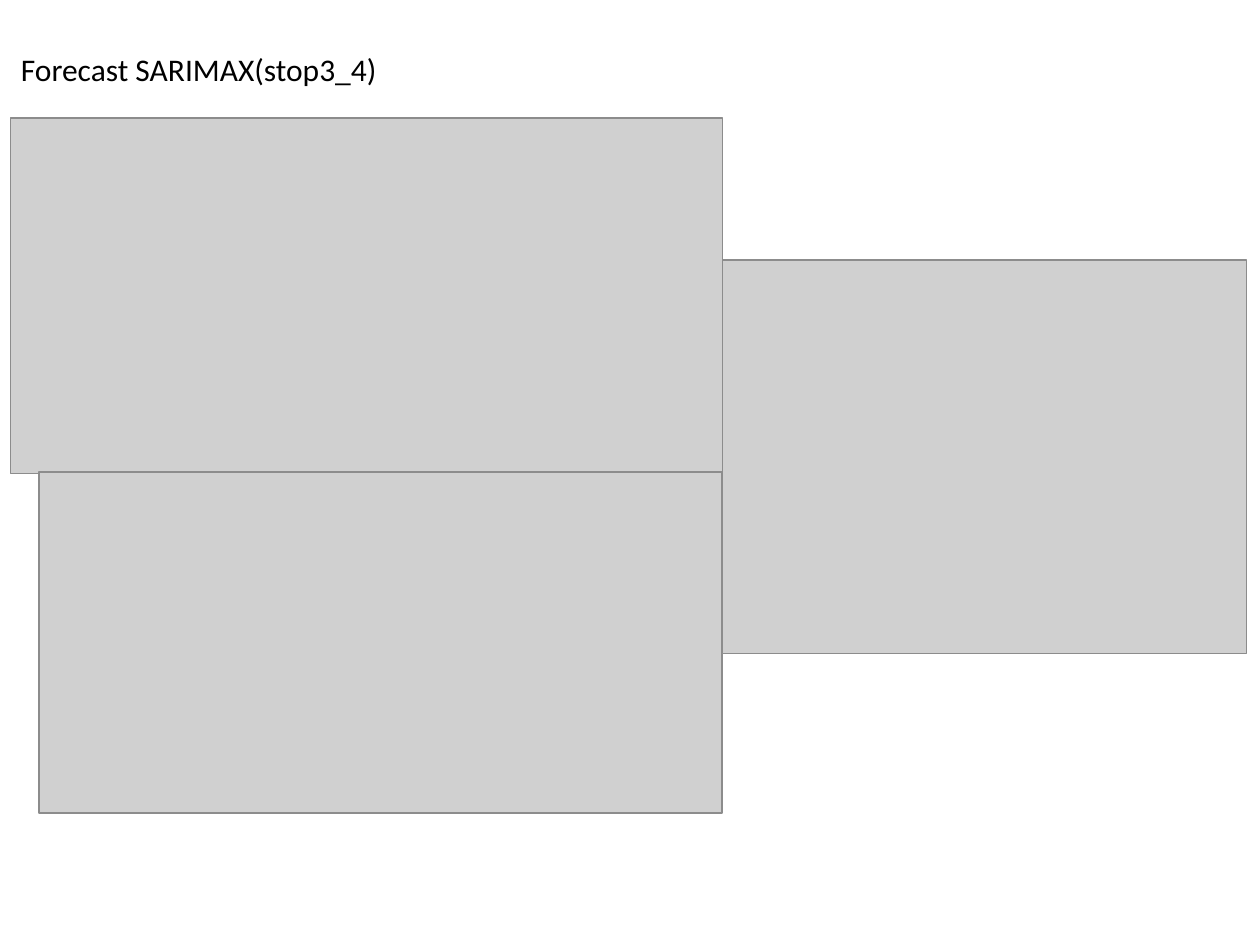
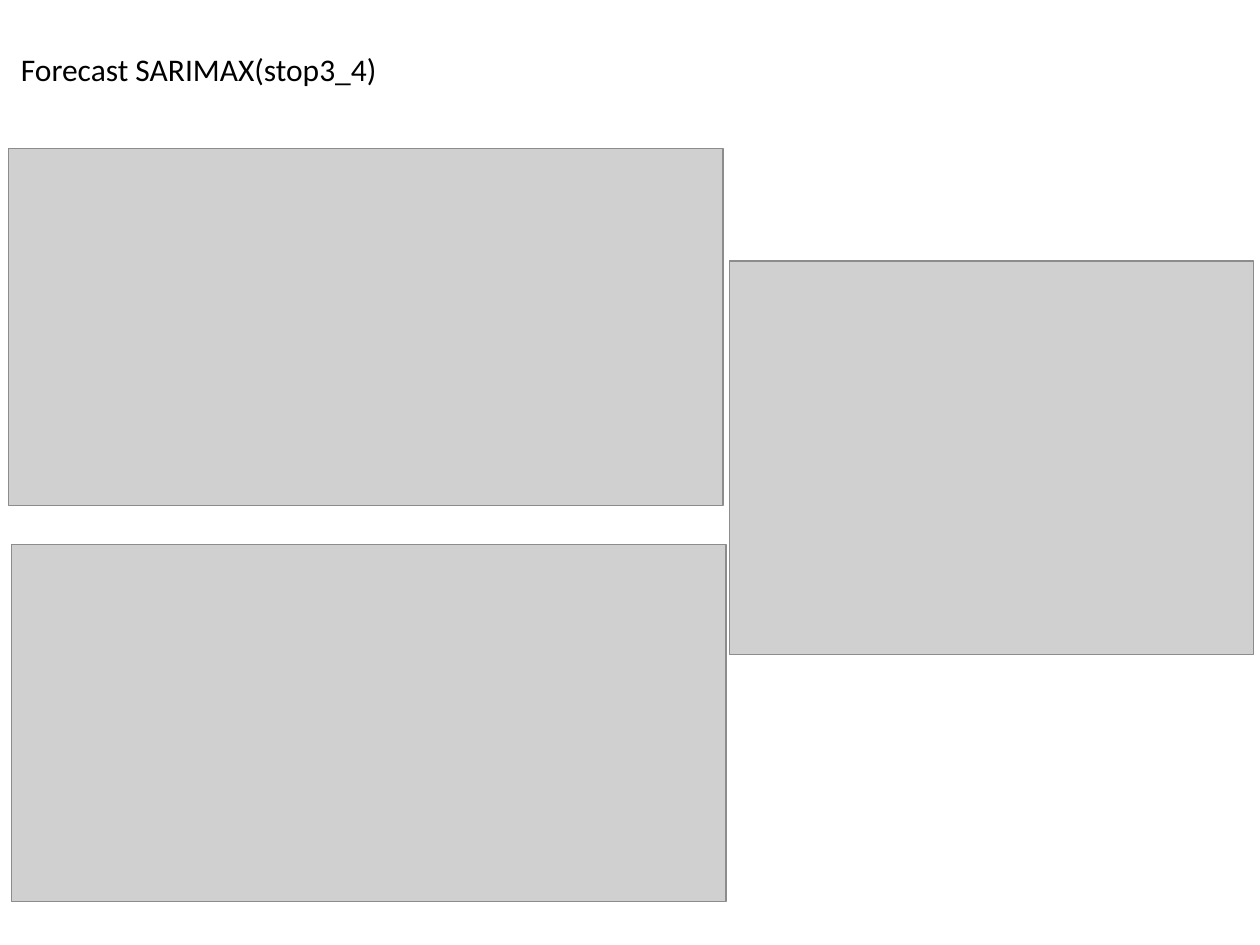
Before and after one commit to mic00s/Summer-School-2023, a slide deck: slide 18 of case.solution_2.pptx (slide 16 before the commit). Drawn at 1260x945 pixels with LibreOffice and Linux fonts; fonts in the diff are those of the drawing; grey boxes stand for pictures. Boxes give left, top, right and bottom in pixels: in the first picture for what was removed or moved away, otherwise in the second. Text is boxed around its words. In the diff, an @@ line names an element or a change of style, - is before the commit and + after.

Commit message:
Добави липсващ slide за SARIMAX на t_stop2_to_stop3 и slide как избираме features за SARIMAX; onpaви някои несъответствия

```diff
--- a/case.solution_2.pptx
+++ b/case.solution_2.pptx
@@ picture: place and size @@
-picture at bbox=[10, 118, 722, 474]
+picture at bbox=[9, 149, 723, 505]
@@ picture: place and size @@
-picture at bbox=[722, 260, 1246, 654]
+picture at bbox=[730, 261, 1254, 655]
@@ picture: place and size @@
-picture at bbox=[39, 472, 722, 814]
+picture at bbox=[11, 544, 726, 901]
```
Also in this commit, not shown: 6 other slides changed, 5 slides added, 3 slides removed.
